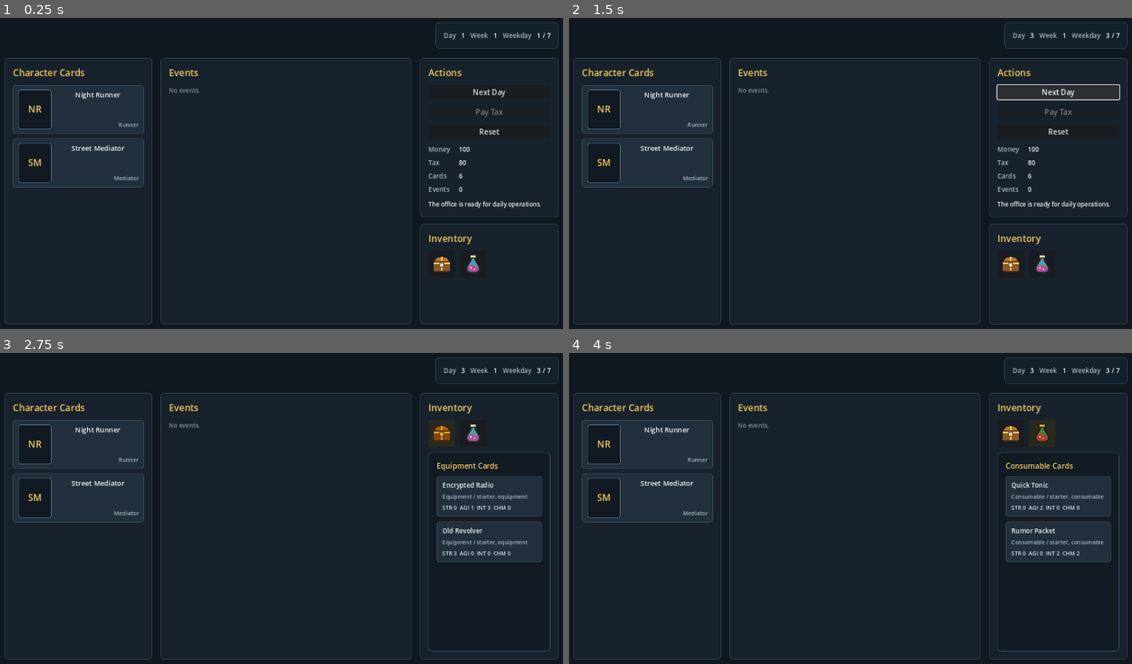
Above: before the commit, frames 1-4 (two rows, left to right).
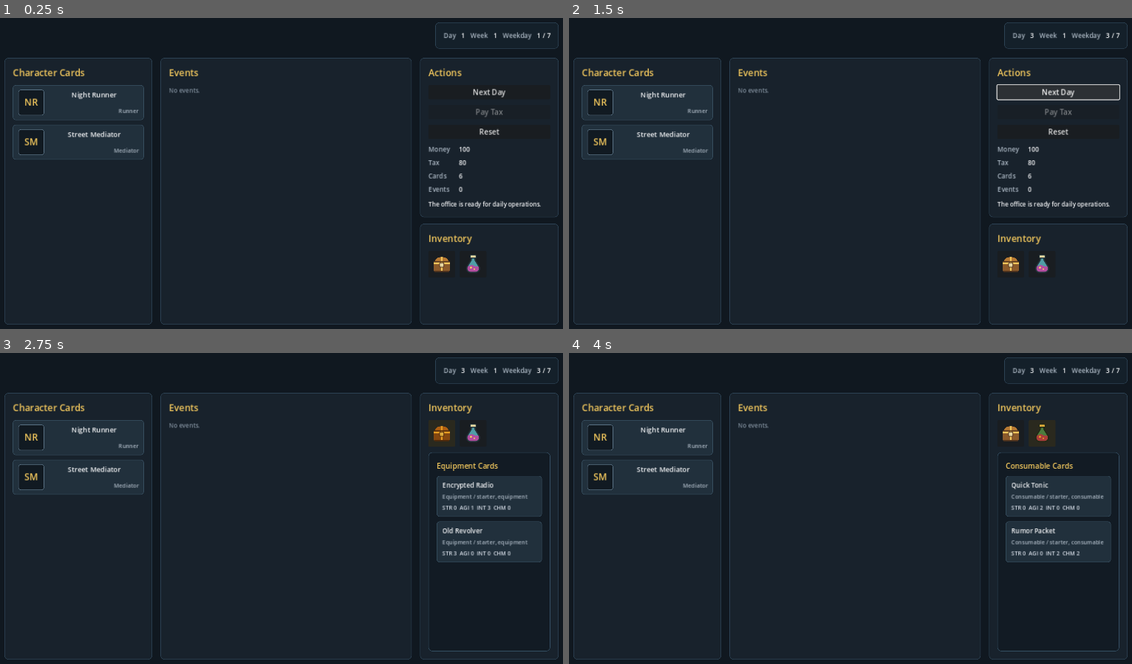
Above: after the commit, the same moments.

Repository: YOONRY/city_of_star
Game: Godot game, scene res://scenes/main/main.tscn
Same seed, same stepped clock (60 frames per second), same inputs: the game is played once before the commit and once after it.
Inputs (mouse positions are in pixels of both pictures, inside the frame that each line leads up to):
- Up to frame 1 (0.25 s): no input
- Up to frame 2 (1.5 s): click "Next Day" at 0.5 s; click "Next Day" at 1.25 s
- Up to frame 3 (2.75 s): click (439, 598) at 2 s
- Up to frame 4 (4 s): click (1008, 433) at 2.75 s; click (1041, 598) at 3.5 s

The runs differ from the first frame. In frame 1, 1.3% of the frame differs, in the area x 2-26%, y 22-55%; in frame 2, 1.3%; in frame 3, 1.3%; in frame 4, 1.3%.

Commit message:
Fix character card expansion

Diff:
--- a/scripts/ui/main_screen.gd
+++ b/scripts/ui/main_screen.gd
@@ -310,7 +310,7 @@
 
 	var summary := VBoxContainer.new()
 	summary.size_flags_horizontal = Control.SIZE_EXPAND_FILL
-	summary.custom_minimum_size = Vector2(0, 86)
+	summary.custom_minimum_size = Vector2(0, 56)
 	header.add_child(summary)
 
 	var name_label := _make_label(card.label(), 15)
@@ -331,12 +331,13 @@
 	if is_expanded:
 		box.add_child(_make_character_detail(card))
 
+	_set_mouse_filter_recursive(box, Control.MOUSE_FILTER_IGNORE)
 	return row
 
 
 func _make_profile_frame(card: CardDefinition) -> PanelContainer:
 	var frame := PanelContainer.new()
-	frame.custom_minimum_size = Vector2(72, 86)
+	frame.custom_minimum_size = Vector2(56, 56)
 	var style := StyleBoxFlat.new()
 	style.bg_color = Color("#111A22")
 	style.border_color = Color("#60798C")
@@ -606,6 +607,15 @@
 		child.queue_free()
 
 
+func _set_mouse_filter_recursive(node: Node, mouse_filter: int) -> void:
+	if node is Control:
+		var control := node as Control
+		control.mouse_filter = mouse_filter
+
+	for child in node.get_children():
+		_set_mouse_filter_recursive(child, mouse_filter)
+
+
 func _card_meta(card: CardDefinition) -> String:
 	var parts: PackedStringArray = []
 
